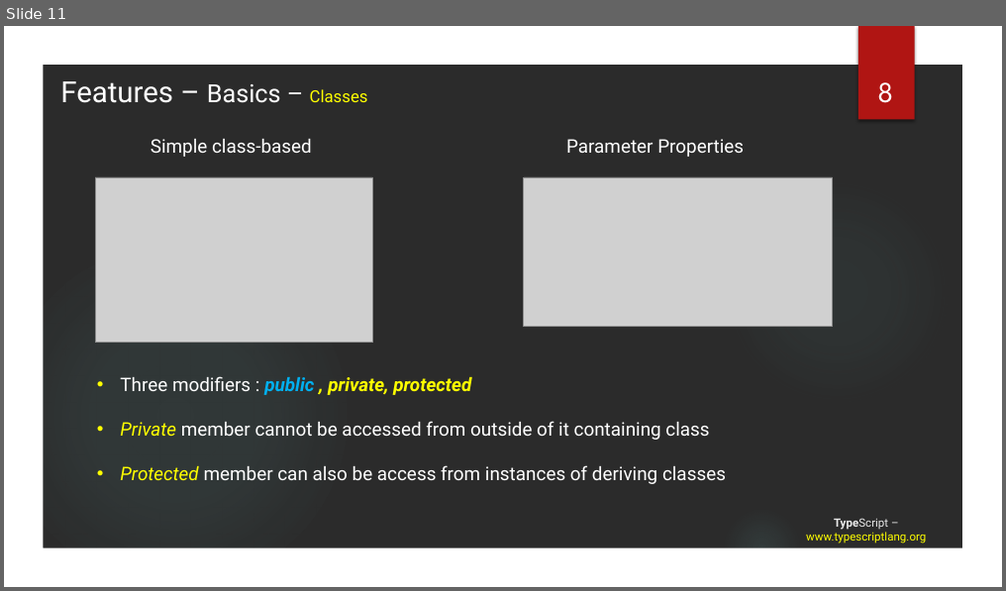
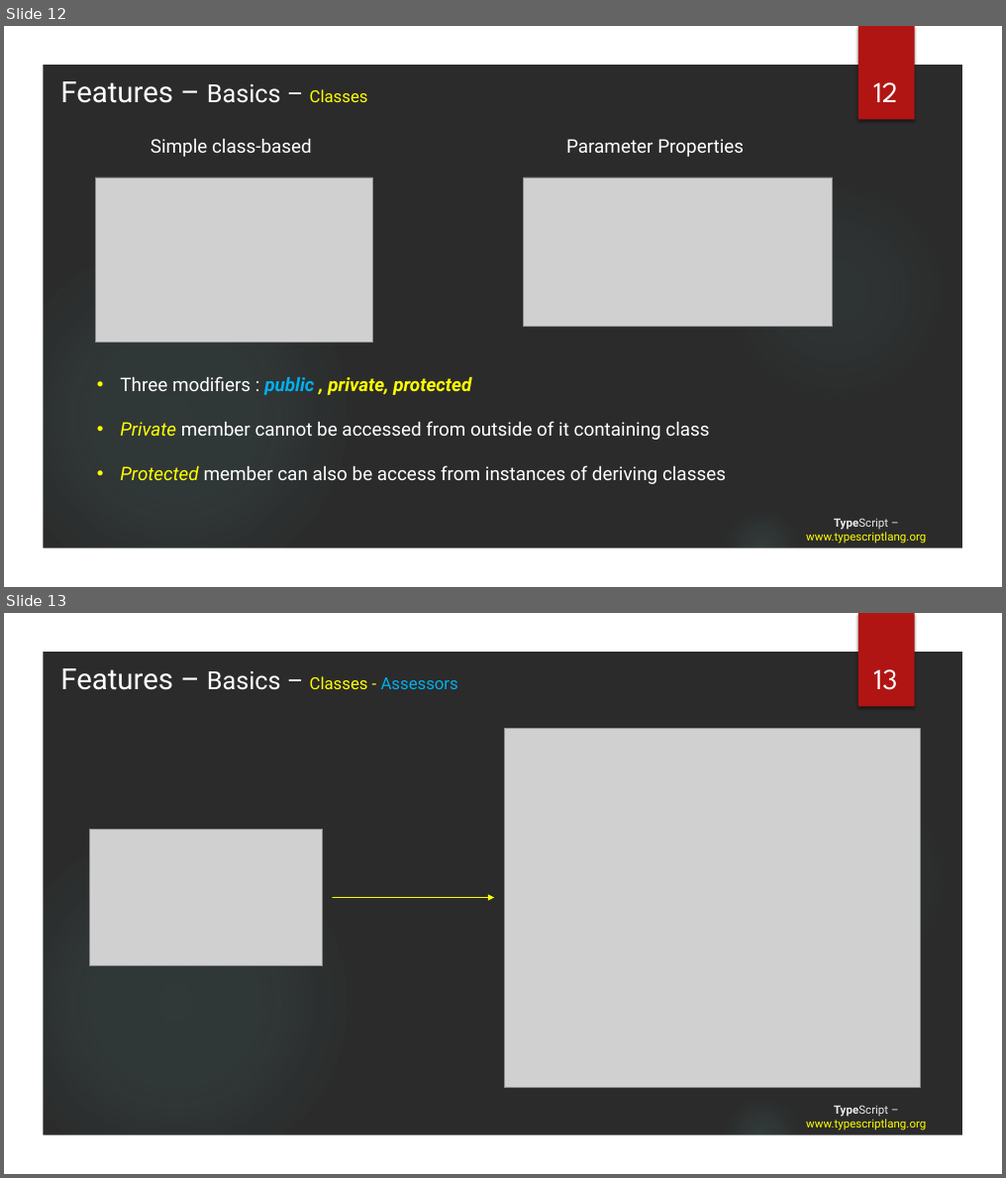
Before and after one commit to tainhx/SSFE, a slide deck: TypeScript.pptx. Shown one above the other, each under a label of ours: slide 11 before the commit, slides 12 and 13 after it. The pictures are 1006x591 and 1006x1178 pixels, drawn with LibreOffice and Linux fonts; fonts in the diff are those of the drawing; grey boxes stand for pictures; background and template pictures are left out; a plain dark background stands for a picture behind light text. Boxes give left, top, right and bottom in pixels: in the first picture for what was removed or moved away, otherwise in the second. Text is boxed around its words. In the diff, an @@ line names an element or a change of style, - is before the commit and + after.

```diff
--- a/TypeScript.pptx
+++ b/TypeScript.pptx
@@ slide 13 added at (x1=4, y1=613, x2=1002, y2=1174), background picture (left out); not listed: 5 template elements that a slide beside it also shows @@
@@ text added at (x1=60, y1=668, x2=458, y2=690), 16 pt, text #FFFFFF @@
+Features – Basics – Classes - Assessors
@@ page number added at (x1=873, y1=669, x2=897, y2=690), 28 pt, text #FFFFFF @@
+13
@@ picture added at (x1=504, y1=728, x2=920, y2=1088) @@
@@ picture added at (x1=89, y1=830, x2=322, y2=966) @@
@@ arrow added from (333, 897) to (494, 897), #FFFF00 0.75 pt @@
@@ title added at (x1=806, y1=1105, x2=926, y2=1131), 11 pt, text #FFFF00 @@
+TypeScript – www.typescriptlang.org
@@ what was slide 11 is now slide 12 @@
@@ page number at (x1=873, y1=82, x2=898, y2=102): text changed @@
-8
+12
```
Also in this commit, not shown: 6 slides changed, 4 other slides added, 5 other files.
